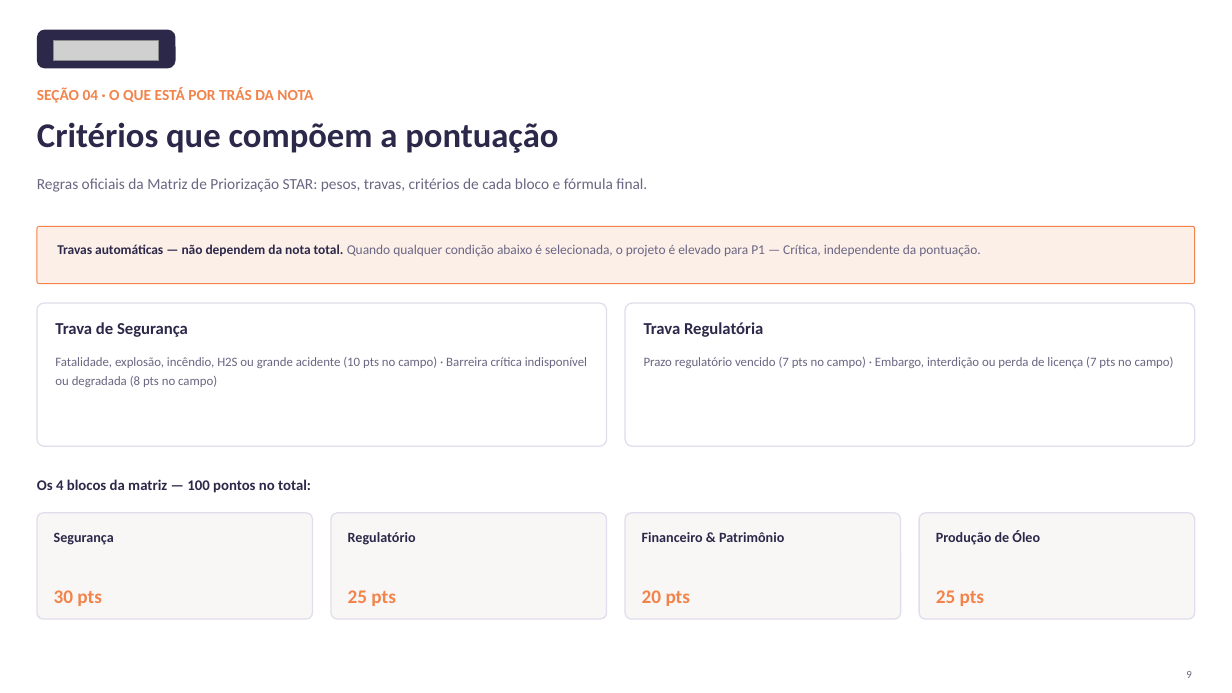
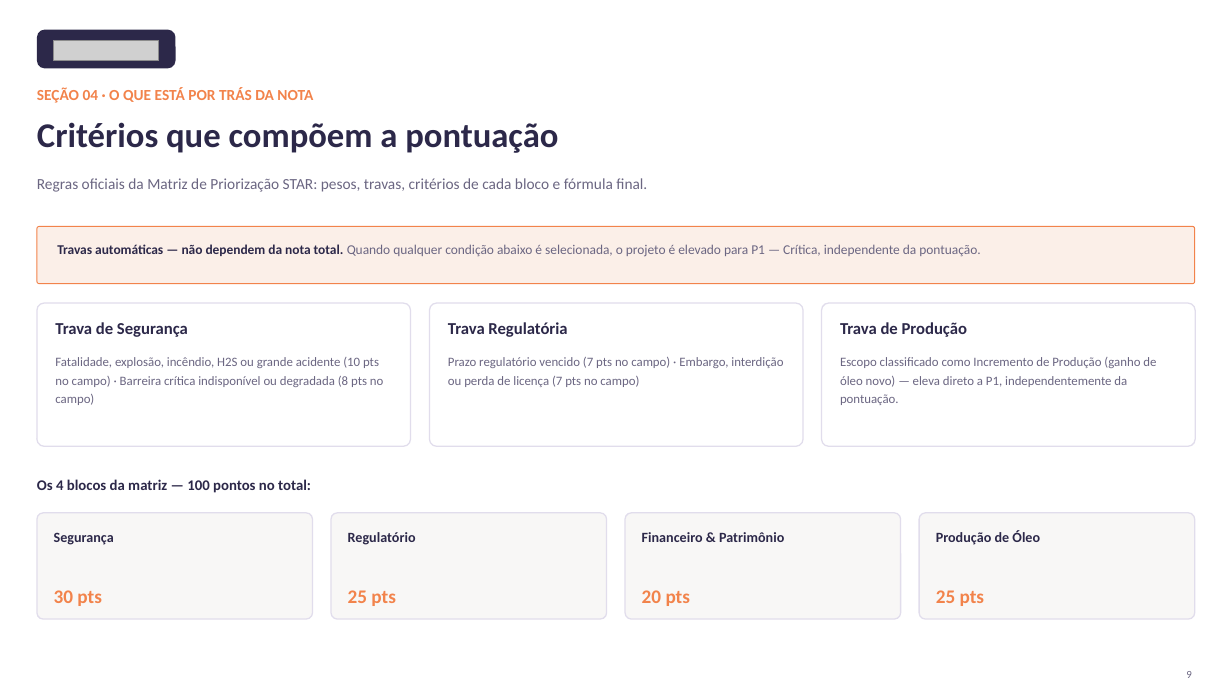
Before and after one commit to LucasRibaas/Planejamento, a slide deck: slide 10 of Planejamento_Integrado_Operacoes_Topside.pptx. Drawn at 1232x693 pixels with LibreOffice and Linux fonts; fonts in the diff are those of the drawing; grey boxes stand for pictures. Boxes give left, top, right and bottom in pixels: in the first picture for what was removed or moved away, otherwise in the second. Text is boxed around its words. In the diff, an @@ line names an element or a change of style, - is before the commit and + after.

```diff
--- a/Planejamento_Integrado_Operacoes_Topside.pptx
+++ b/Planejamento_Integrado_Operacoes_Topside.pptx
@@ rounded rectangle: place and size @@
-rounded rectangle at <box>37,303,607,446</box>
+rounded rectangle at <box>37,303,410,446</box>
@@ rounded rectangle added at <box>430,303,803,446</box>, fill #FFFFFF, outline #E1DDEC 1 pt @@
@@ text "Trava Regulatória": place and size @@
-text "Trava Regulatória" at <box>644,322,763,337</box>
+text "Trava Regulatória" at <box>448,322,567,337</box>
@@ rounded rectangle: place and size @@
-rounded rectangle at <box>625,303,1195,446</box>
+rounded rectangle at <box>822,303,1195,446</box>
@@ text added at <box>840,322,967,337</box>, 13 pt, text #2C2849, bold @@
+Trava de Produção
@@ text "Fatalidade, explosão, incêndio, H2S ou ..." rewrapped from <box>55,357,587,387</box> to <box>55,357,383,405</box> @@
@@ text "Prazo regulatório vencido (7 pts ..." rewrapped from <box>644,357,1174,368</box> to <box>448,357,783,387</box> @@
@@ text added at <box>840,357,1156,405</box>, 10 pt, text #6B6682 @@
+Escopo classificado como Incremento de Produção (ganho de óleo novo) — eleva direto a P1, independentemente da pontuação.
```
Also in this commit, not shown: 1 other file.
